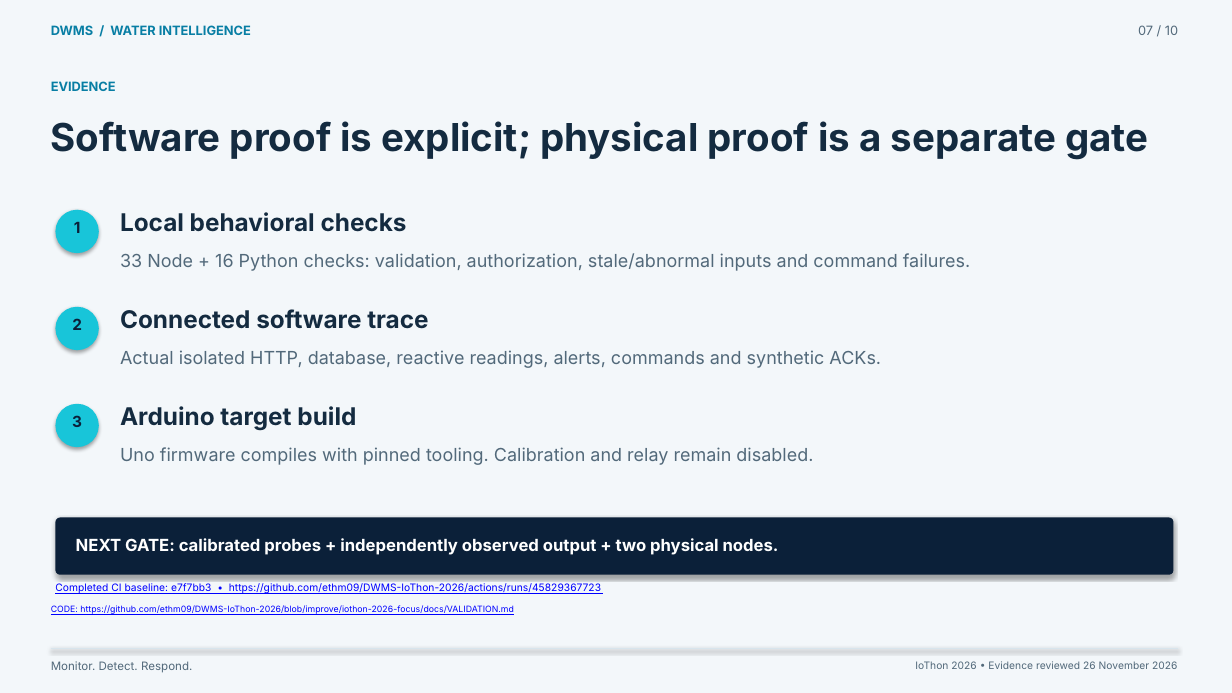
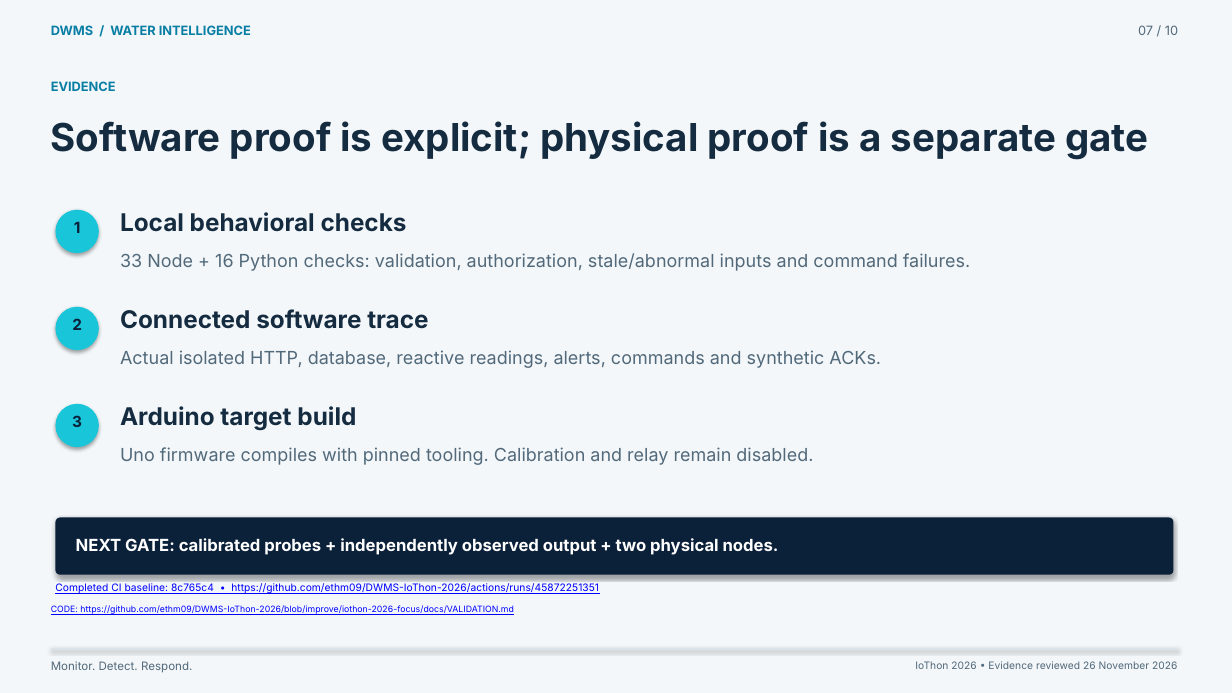
Before and after one commit to ethm09/DWMS-IoThon-2026, a slide deck: slide 7 of deliverables/DWMS-Pitch.pptx. Drawn at 1232x693 pixels with LibreOffice and Linux fonts; fonts in the diff are those of the drawing. Boxes give left, top, right and bottom in pixels: in the first picture for what was removed or moved away, otherwise in the second. Text is boxed around its words. In the diff, an @@ line names an element or a change of style, - is before the commit and + after.

```diff
--- a/deliverables/DWMS-Pitch.pptx
+++ b/deliverables/DWMS-Pitch.pptx
@@ text at <box>55,583,599,594</box>: text changed @@
-Completed CI baseline: e7f7bb3 • https://github.com/ethm09/DWMS-IoThon-2026/actions/runs/45829367723
+Completed CI baseline: 8c765c4 • https://github.com/ethm09/DWMS-IoThon-2026/actions/runs/45872251351
```
Also in this commit, not shown: 1 other slide changed, 8 other files.
